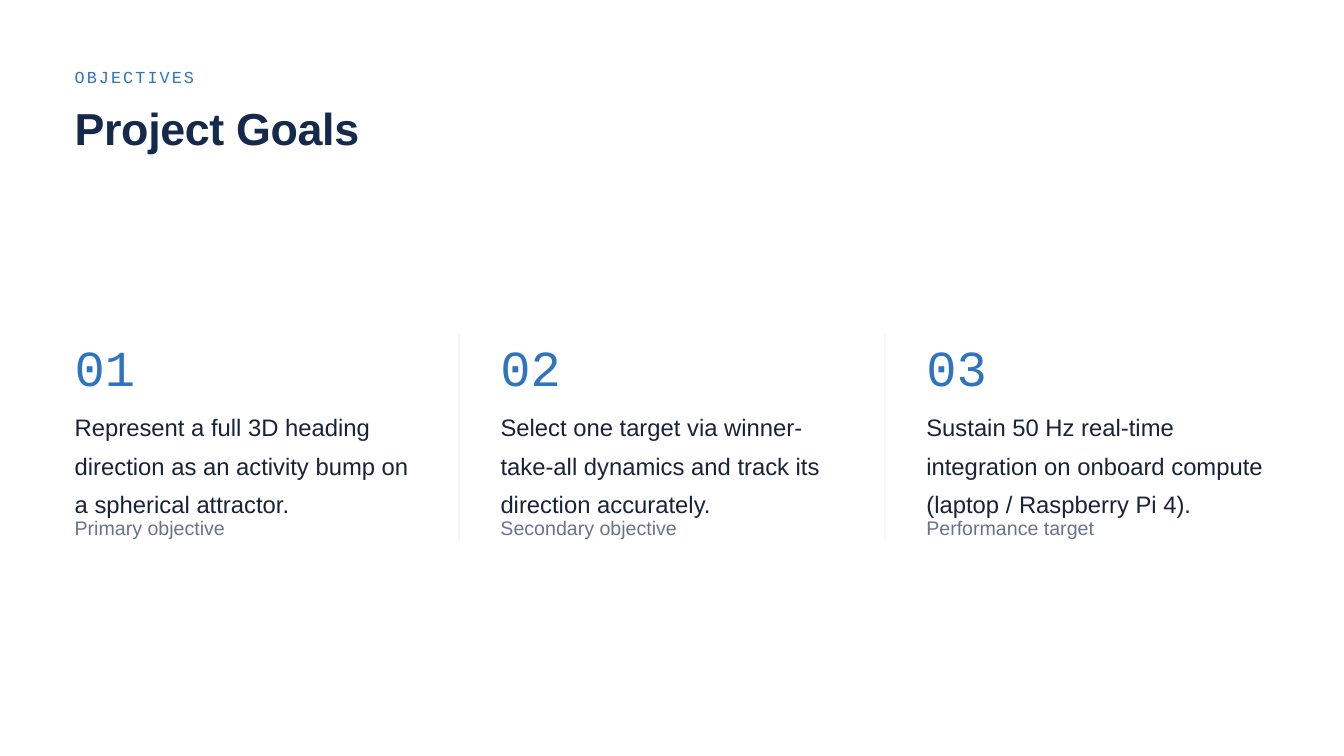
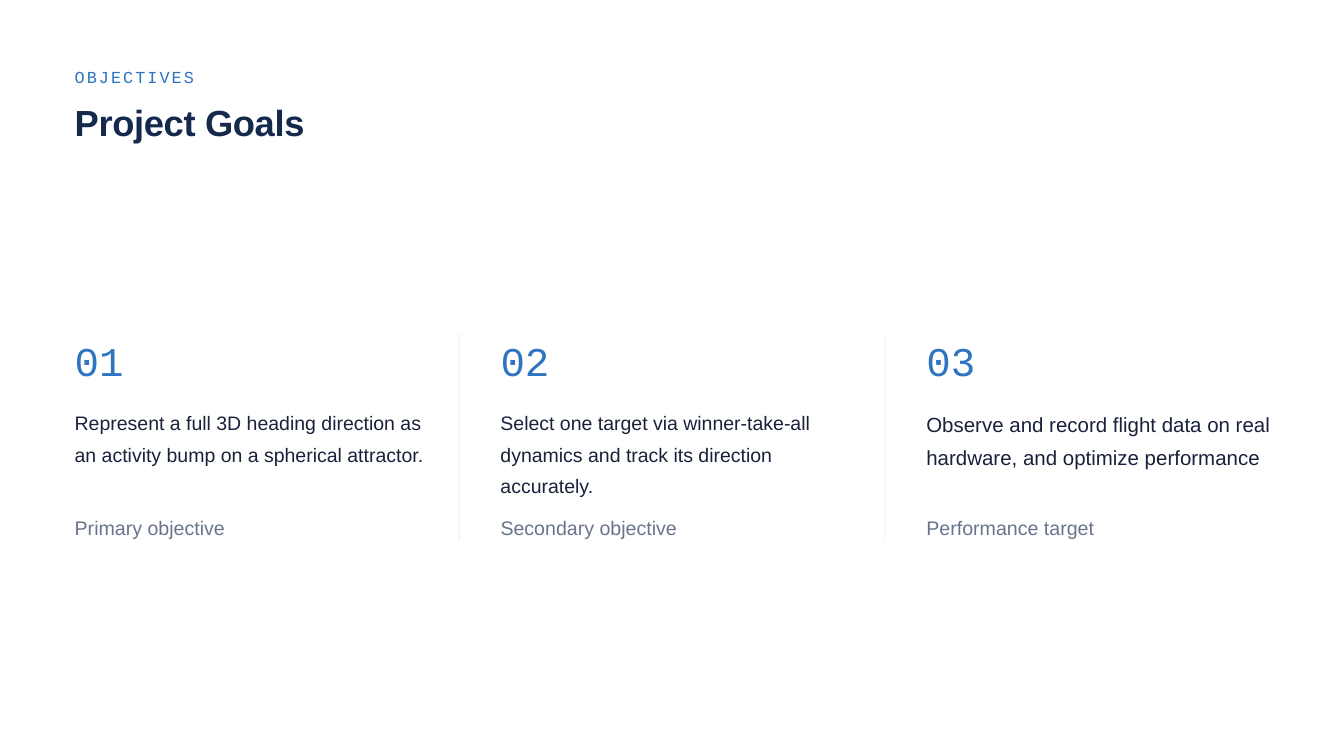
Before and after one commit to noah-ginzburg/RANController, a slide deck: slide 4 of RAN/RAN_Progress/Research_internship_presentation.pptx (slide 5 before the commit). Drawn at 1344x756 pixels with LibreOffice and Linux fonts; fonts in the diff are those of the drawing. Boxes give left, top, right and bottom in pixels: in the first picture for what was removed or moved away, otherwise in the second. Text is boxed around its words. In the diff, an @@ line names an element or a change of style, - is before the commit and + after.

```diff
--- a/RAN/RAN_Progress/Research_internship_presentation.pptx
+++ b/RAN/RAN_Progress/Research_internship_presentation.pptx
@@ text "Project Goals" at (75, 109, 304, 143): size 48 to 38.9 pt @@
@@ size 54 to 43.7 pt in 3 elements at (75, 348, 124, 377), (501, 348, 550, 377), (926, 348, 975, 377) @@
@@ text "Represent a full 3D heading ..." at (75, 416, 423, 466): size 25.5 to 20.9 pt @@
@@ text "Select one target via winner-take-all ..." at (500, 416, 810, 497): size 25.5 to 20.9 pt @@
@@ text at (926, 417, 1270, 470): text changed; size 25.5 to 21.9 pt @@
-Sustain 50 Hz real-time integration on onboard compute (laptop / Raspberry Pi 4).
+Observe and record flight data on real hardware, and optimize performance
```
Also in this commit, not shown: 11 other slides changed, 3 slides added, 4 slides removed, 5 other files.
